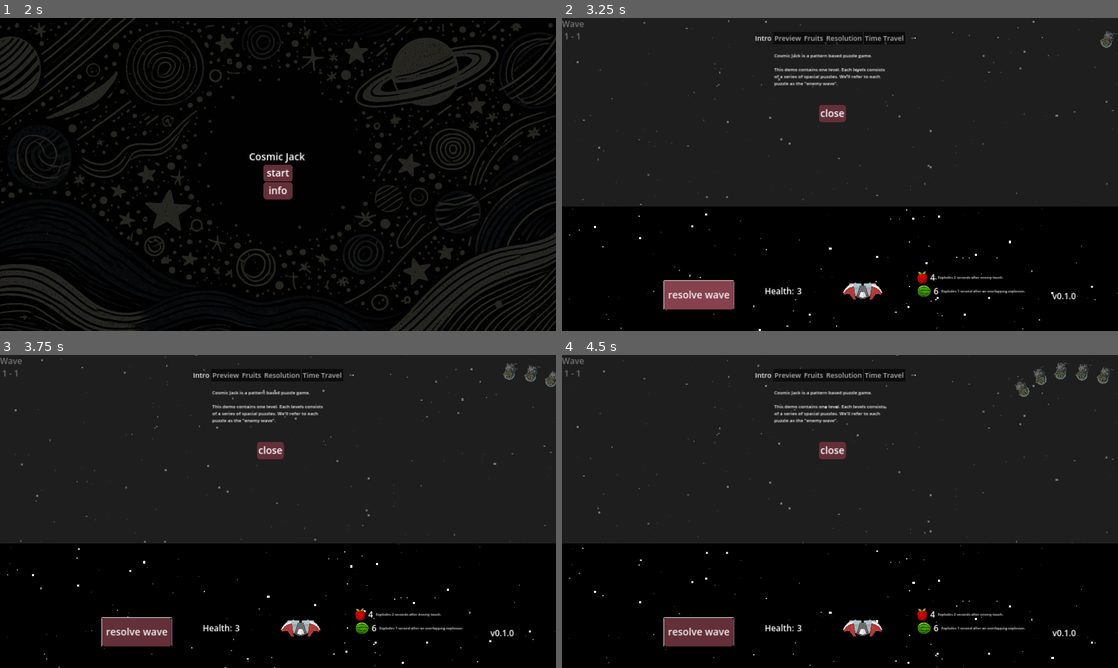
Above: before the commit, frames 1-4 (two rows, left to right).
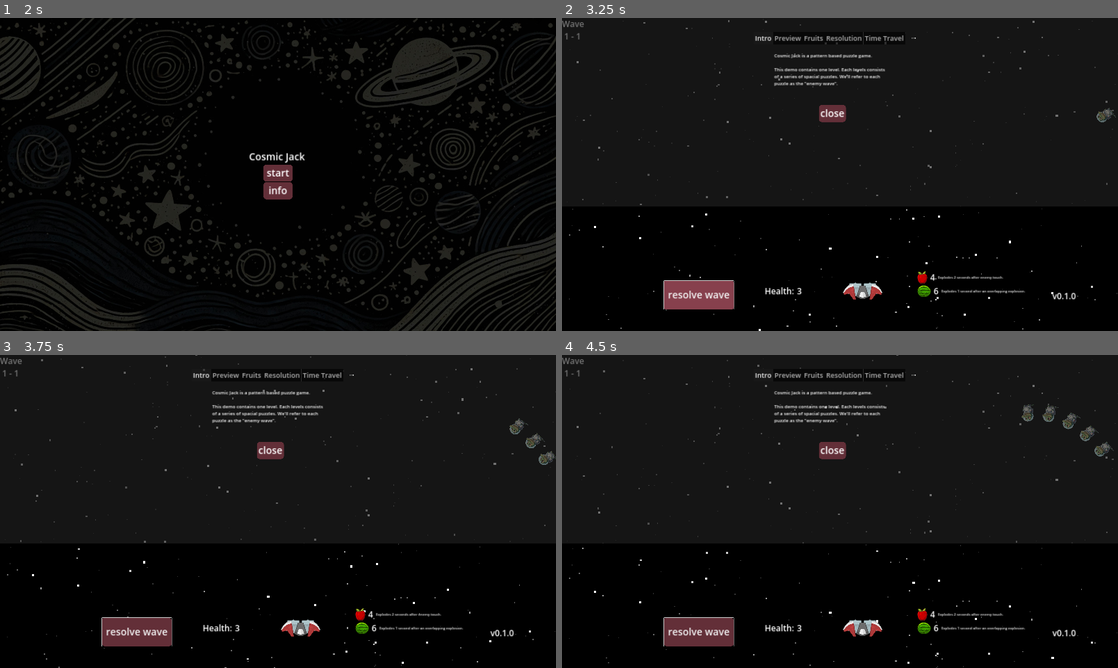
Above: after the commit, the same moments.

Repository: moby-it/cosmic-jack
Game: Godot game, scene res://main.tscn
Two runs of this game, one before a commit and one after it. Both use one fixed random seed, a clock stepped at 60 frames per second and the inputs below.
Inputs (mouse positions are in pixels of both pictures, inside the frame that each line leads up to):
- Up to frame 1 (2 s): tap Enter at 0.5 s; move the mouse to (400, 158) at 0.52 s; hold Up (ui_up) 0.53-1.25 s; hold Ctrl 0.53-1.25 s; click (400, 158) at 0.67 s; click (278, 221) at 1.25 s
- Up to frame 2 (3.25 s): click "start" at 2 s; click "resolve wave" at 2.75 s
- Up to frame 3 (3.75 s): drag from (166, 527) to (528, 373) at 3.52 s
- Up to frame 4 (4.5 s): move the mouse to (895, 442) at 4.27 s; hold Up (ui_up) from 4.28 s (still down); hold Ctrl from 4.28 s (still down); tap O at 4.35 s

Frame 1 is identical in both runs. In frame 2, 0.2% of the frame differs, in the area x 96-100%, y 4-34%; in frame 3, 0.5%; in frame 4, 0.8%, in the area x 81-100%, y 2-33%.

Commit message:
refactoring on round resolve

Diff:
--- a/fruits/apple/apple.tscn
+++ b/fruits/apple/apple.tscn
@@ -6,7 +6,7 @@
 
 [sub_resource type="Resource" id="Resource_ad5qp"]
 script = ExtResource("2_dn3uh")
-radius = 200.0
+radius = 250.0
 detonation_delay = 2.0
 
 [sub_resource type="CircleShape2D" id="CircleShape2D_ajhhp"]
--- a/fruits/explosive.gd
+++ b/fruits/explosive.gd
@@ -35,13 +35,12 @@
 	node.add_child(area)
 
 func explode(fruit: Node2D):
-	var enemies_in_area = 0
 	var area: Area2D = fruit.get_node("ExplosiveRadius")
 	for a in area.get_overlapping_areas():
 		var enemy = a.get_parent()
 		if enemy.is_in_group("enemies"):
 			# we have to remove the pathFollow that is the parent of enemy
-			enemies_in_area += 1
-			enemy.get_parent().queue_free()
-	ExplosionBus.exploded.emit(fruit, enemies_in_area)
+			var pf = enemy.get_parent()
+			pf.queue_free()
+	ExplosionBus.exploded.emit(fruit)
 	fruit.queue_free()
--- a/fruits/watermelon/watermelon.gd
+++ b/fruits/watermelon/watermelon.gd
@@ -16,7 +16,7 @@
 	to_movable()
 
 # watermelon triggers on adjacent explosion
-func _on_explosion(fruit: Node, enemies_exploded: int) -> void:
+func _on_explosion(fruit: Node) -> void:
 	var fruit_area: Area2D = fruit.get_node("ExplosiveRadius")
 	var my_area: Area2D = self.get_node("ExplosiveRadius")
 	if my_area.overlaps_area(fruit_area) && not exploding:
--- a/fruits/watermelon/watermelon.tscn
+++ b/fruits/watermelon/watermelon.tscn
@@ -6,7 +6,7 @@
 
 [sub_resource type="Resource" id="Resource_db4lq"]
 script = ExtResource("2_mfnav")
-radius = 250.0
+radius = 300.0
 detonation_delay = 1.0
 
 [sub_resource type="CircleShape2D" id="CircleShape2D_qd3wy"]
--- a/levels/1/1.tscn
+++ b/levels/1/1.tscn
@@ -1,13 +1,12 @@
-[gd_scene load_steps=6 format=3 uid="uid://ccr1lk04khsux"]
+[gd_scene load_steps=5 format=3 uid="uid://ccr1lk04khsux"]
 
 [ext_resource type="PackedScene" uid="uid://bf5fa6pqes1hj" path="res://levels/level.tscn" id="1_4wsep"]
 [ext_resource type="Script" path="res://waves/wave.gd" id="2_c33gm"]
 [ext_resource type="Resource" uid="uid://bt6oexdghyrwo" path="res://levels/1/1-1.wave.tres" id="3_cqc8b"]
 [ext_resource type="Resource" uid="uid://be7kwxqprngjr" path="res://levels/1/1-2.wave.tres" id="4_2lm32"]
-[ext_resource type="Resource" uid="uid://3aywhtajvgit" path="res://levels/1/1-3.wave.tres" id="5_1yuom"]
 
 [node name="1" type="Node2D"]
 
 [node name="Level" parent="." instance=ExtResource("1_4wsep")]
-waves = Array[ExtResource("2_c33gm")]([ExtResource("3_cqc8b"), ExtResource("4_2lm32"), ExtResource("5_1yuom")])
+waves = Array[ExtResource("2_c33gm")]([ExtResource("3_cqc8b"), ExtResource("4_2lm32")])
 health = 3
--- a/levels/level.gd
+++ b/levels/level.gd
@@ -3,6 +3,18 @@
 
 signal health_depleted
 signal level_completed
+signal wave_completed
+
+enum ROUND_STATUS {
+	PREVIEW,
+	RESOLVING,
+	RESOLVED
+}
+
+var round_status = ROUND_STATUS.PREVIEW
+
+func resolving():
+	return round_status == ROUND_STATUS.RESOLVING
 
 @export var waves: Array[Wave]
 @export var health: int
@@ -15,28 +27,22 @@
 
 var active_fruit: Node2D
 var active_fruit_name = "apple"
-var resolving = false
 var dragging_fruits = []
 var curr_wave_idx = 0
 var showing_tutorial = true
-var enemies_count = 0
-
+var resolving_progres = 0
 func curr_wave() -> Wave:
 	return waves[curr_wave_idx]
 
 func _ready() -> void:
 	# create fruits HUD
 	Fruits.create_fruit_list_hud($FruitList)
-	Fruits.fruit_selected.connect(_on_fruit_list_selected)
+	Fruits.fruit_selected.connect(on_fruit_list_selected)
 
 	# add tutorial
 	var tutorial = load("res://levels/tutorial.tscn").instantiate()
-	tutorial.closed.connect(_on_tutorial_closed)
+	tutorial.closed.connect(on_tutorial_closed)
 	self.add_child(tutorial)
-
-	# we are finding out when a levels is completed if all enemies in wave are either exploded
-	# or done damage to us
-	ExplosionBus.exploded.connect(func(f,e): enemies_count += e)
 
 	level_completed.connect(on_level_completed)
 	health_depleted.connect(on_health_depleted)
@@ -46,20 +52,28 @@
 	update_wave_label()
 
 func _process(delta: float) -> void:
-	if resolving and enemies_count == curr_wave().convoys.reduce(func(acc,v): return acc + v.count ,0):
-		if len(waves) == curr_wave_idx + 1 and health > 0:
+	if health <= 0:
+		return
+	if round_status == ROUND_STATUS.RESOLVED:
+		if len(waves) == curr_wave_idx + 1:
 			level_completed.emit()
 			return
 		else:
 			print("wave passed")
 			WaveHistory.add_wave(curr_wave_idx + 1, health, Fruits.ammo)
-			resolving = false
 			curr_wave_idx += 1
-			enemies_count = 0
 			print("wave completed")
 			create_wave(true)
-
-func _on_tutorial_closed():
+	if resolving() and all_convoys_rendered() and no_rendered_pfs():
+		round_status = ROUND_STATUS.RESOLVED
+
+func all_convoys_rendered() -> bool:
+	return curr_wave().convoys.all(func(c): return c.rendered)
+
+func no_rendered_pfs():
+	return waves_container.get_children().all(func(c): return c.get_node("Path2D").get_child_count() == 0)
+
+func on_tutorial_closed():
 	showing_tutorial = false
 	create_wave(true)
 
@@ -81,19 +95,18 @@
 	if not Input.is_key_pressed(KEY_CTRL) and not is_instance_valid(active_fruit) and not showing_tutorial:
 		add_active_fruit()
 
-func _on_fruit_list_selected(i: String) -> void:
+func on_fruit_list_selected(i: String) -> void:
 	active_fruit_name = i
 
 func add_active_fruit():
-	if not is_instance_valid(active_fruit) && not resolving:
+	if not is_instance_valid(active_fruit) && not resolving():
 		active_fruit = Fruits.create_fruit(active_fruit_name)
 		active_fruit.modulate.a = 0.3
 		active_fruit.position = get_global_mouse_position()
 		self.add_child(active_fruit)
 
 func _on_resolve_button_down() -> void:
-	resolving = true
-	curr_wave().is_preview = false
+	round_status = ROUND_STATUS.RESOLVING
 	create_wave(false)
 
 # we are adding the active_fruit when the mouse enters the play area
@@ -150,9 +163,9 @@
 func create_wave(preview: bool):
 	update_wave_label()
 	clear_wave()
-	print("create wave ", curr_wave_idx)
+	print("create wave %s, preview %s" % [curr_wave_idx, preview])
 	var wave = curr_wave()
-	wave.is_preview = preview
+	round_status = ROUND_STATUS.PREVIEW if preview else ROUND_STATUS.RESOLVING
 	for c in wave.convoys:
 		var river_node = c.river.instantiate()
 		var river = river_node.get_node("Path2D")
@@ -161,19 +174,22 @@
 		t.wait_time = c.spawn_interval
 		t.one_shot = false
 		t.autostart = true
-		t.timeout.connect(func(): add_enemy(c, river, t))
+		t.timeout.connect(func(): add_enemy(c, river, t, preview))
 		river_node.add_child(t)
 		waves_container.add_child(river_node)
 
-func add_enemy(convoy: Convoy, path: Path2D, timer: Timer):
-	if path.get_child_count() >= convoy.count:
-		timer.stop()
-		return
+func add_enemy(convoy: Convoy, path: Path2D, timer: Timer, preview: bool):
+	if path.get_child_count() == convoy.count:
+		if not preview:
+			convoy.rendered = true
+			timer.stop()
+		return
+	convoy.rendered = false
 	var pf = PathFollow2D.new()
 	pf.set_script(load("res://waves/rivers/_river.gd"))
 	pf.speed = convoy.speed
 	var enemy = convoy.enemy.instantiate()
-	if curr_wave().is_preview:
+	if round_status == ROUND_STATUS.PREVIEW:
 		enemy.get_node("Sprite2D").modulate.a = 0.5
 		var collision_shape: CollisionShape2D = 	enemy.get_node("Area2D").get_node("CollisionShape2D")
 		collision_shape.disabled = true
@@ -184,13 +200,10 @@
 	path.add_child(pf)
 
 func enemy_passed():
-	enemies_count += 1
-	var count = int(health_count.text)
-	if count > 0:
-		count -= 1
+	if health > 0:
 		health -= 1
-		health_count.text = str(count)
-	if count == 0:
+		health_count.text = str(health)
+	if health == 0:
 		health_depleted.emit()
 
 func on_level_completed():
@@ -234,8 +247,6 @@
 	health = hp
 	health_count.text = str(hp)
 	curr_wave_idx = idx
-	resolving = false
-	enemies_count = 0
 	for c in $FruitList.get_children():
 		c.queue_free()
 	for c in get_tree().get_nodes_in_group("fruits"):
--- a/levels/play_area.tscn
+++ b/levels/play_area.tscn
@@ -5,4 +5,4 @@
 offset_right = 3840.0
 offset_bottom = 1300.0
 mouse_filter = 1
-color = Color(1, 1, 1, 0.0588235)
+color = Color(1, 1, 1, 0.0196078)
--- a/waves/convoys/_convoy.gd
+++ b/waves/convoys/_convoy.gd
@@ -7,3 +7,5 @@
 
 @export var river: PackedScene
 @export var enemy: PackedScene
+
+var rendered = false
--- a/waves/convoys/mirror.cnv.tres
+++ b/waves/convoys/mirror.cnv.tres
@@ -7,7 +7,7 @@
 [resource]
 script = ExtResource("3_vtyx4")
 speed = 300.0
-spawn_interval = 0.2
-count = 3
+spawn_interval = 0.4
+count = 7
 river = ExtResource("2_dkfo4")
 enemy = ExtResource("1_ebveq")
--- a/waves/rivers/_river.gd
+++ b/waves/rivers/_river.gd
@@ -2,8 +2,11 @@
 
 @export var speed: float = 300.0
 var paused = false
+signal enemy_passed
+signal removed
 
-signal enemy_passed
+func _ready() -> void:
+	removed.connect(func(): self.queue_free())
 
 func _process(delta):
 	speed = 200
--- a/waves/rivers/clyde.rvr.tscn
+++ b/waves/rivers/clyde.rvr.tscn
@@ -4,7 +4,7 @@
 
 [sub_resource type="Curve2D" id="Curve2D_g50po"]
 _data = {
-"points": PackedVector2Array(0, 0, 0, 0, 674.383, -104.179, -339.955, 0, 339.955, 0, 829.814, 852.581, -261.504, 132.303, 261.504, -132.303, 1367.98, 177.949, -1.86789, -376.938, 1.86789, 376.938, 2090.72, 422.639, 0, 0, 0, 0, 1547.36, 1224.07)
+"points": PackedVector2Array(0, 0, 0, 0, 674.383, -104.179, -372, -4, 372, 4, 697.448, 466.629, 12, -290, -12, 290, 2197.45, 168.629, 0, -252, 0, 252, 1487.45, 760.629, 0, 0, 0, 0, 2157.45, 1230.63)
 }
 point_count = 5
 
@@ -12,7 +12,6 @@
 
 [node name="Path2D" type="Path2D" parent="." groups=["paths"]]
 position = Vector2(250.552, 72.3711)
-scale = Vector2(1.34903, 1.00944)
 curve = SubResource("Curve2D_g50po")
 
 [node name="PlayArea" parent="." instance=ExtResource("1_6p7gv")]
--- a/waves/rivers/seine.rvr.tscn
+++ b/waves/rivers/seine.rvr.tscn
@@ -4,7 +4,7 @@
 
 [sub_resource type="Curve2D" id="Curve2D_7etg2"]
 _data = {
-"points": PackedVector2Array(0, 0, 0, 0, 3463.66, 228, 324.195, 4.23787, -324.195, -4.23787, 3061.66, 158, 379.287, 0, -379.287, 0, 1933.66, 961, 349.622, 2.11892, -349.622, -2.11892, 423.657, 253, 0, 0, 0, 0, 103.657, 1351)
+"points": PackedVector2Array(0, 0, 0, 0, 3414.66, 786, 342, -6, -342, 6, 2886.66, 444, 379.287, 0, -379.287, 0, 1933.66, 961, 349.622, 2.11892, -349.622, -2.11892, 423.657, 253, 0, 0, 0, 0, 103.657, 1351)
 }
 point_count = 5
 
@@ -15,3 +15,4 @@
 curve = SubResource("Curve2D_7etg2")
 
 [node name="PlayArea" parent="." instance=ExtResource("1_47p6t")]
+visible = false
--- a/waves/wave.gd
+++ b/waves/wave.gd
@@ -2,4 +2,3 @@
 class_name Wave
 
 @export var convoys: Array[Convoy]
-var is_preview = false
Not shown, changed: export_presets.cfg
